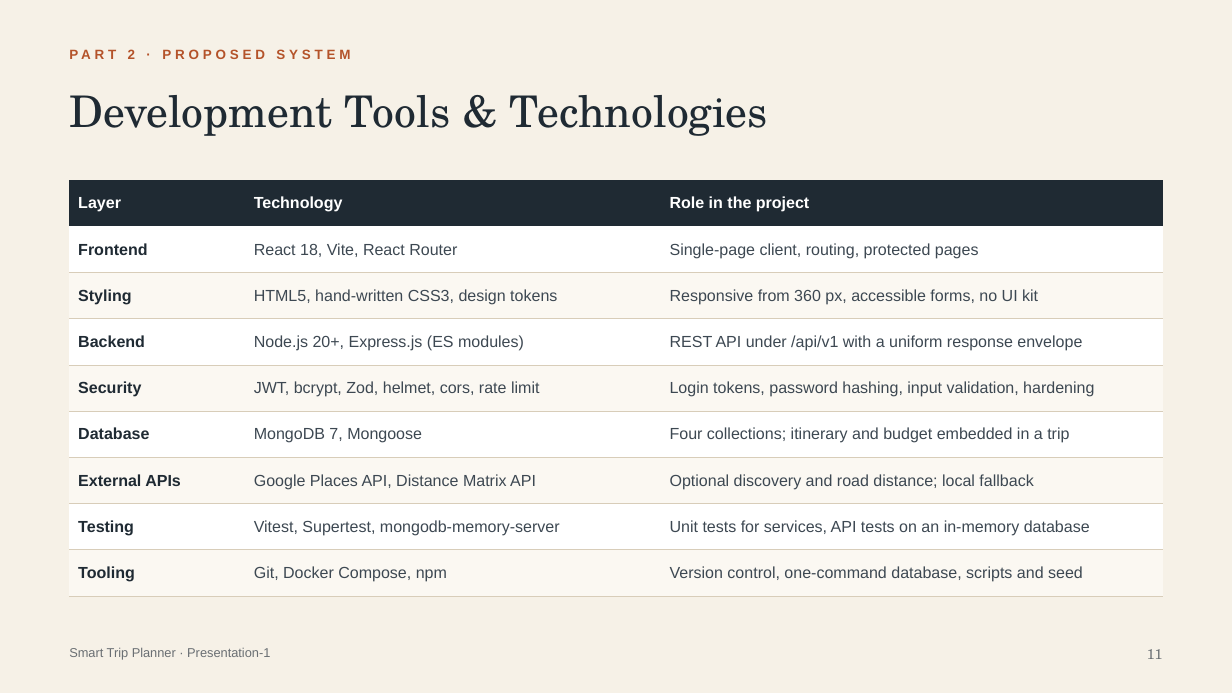
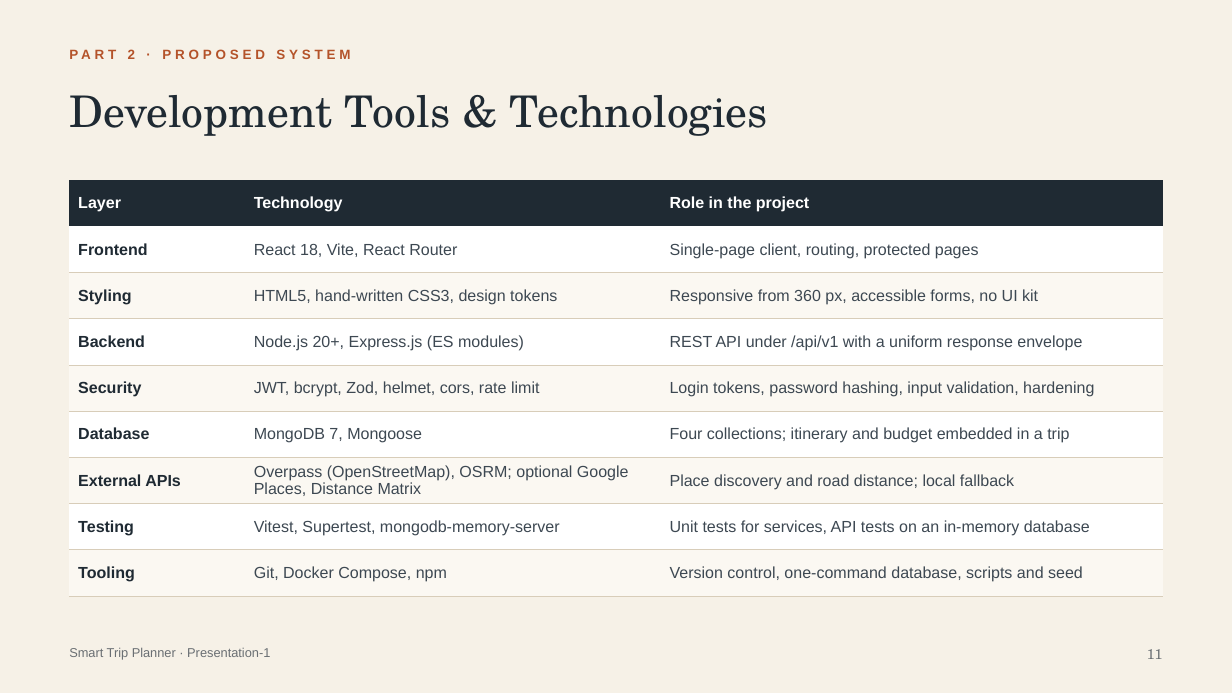
Before and after one commit to krishnakm143/smart-trip-planner, a slide deck: slide 11 of docs/Smart_Trip_Planner_Presentation1.pptx. Drawn at 1232x693 pixels with LibreOffice and Linux fonts; fonts in the diff are those of the drawing. Boxes give left, top, right and bottom in pixels: in the first picture for what was removed or moved away, otherwise in the second. Text is boxed around its words. In the diff, an @@ line names an element or a change of style, - is before the commit and + after.

```diff
--- a/docs/Smart_Trip_Planner_Presentation1.pptx
+++ b/docs/Smart_Trip_Planner_Presentation1.pptx
@@ table at <box>69,180,1163,586</box> @@
-row 7, column 2: Google Places API, Distance Matrix API
+row 7, column 2: Overpass (OpenStreetMap), OSRM; optional Google Places, Distance Matrix
-row 7, column 3: Optional discovery and road distance; local fallback
+row 7, column 3: Place discovery and road distance; local fallback
```
Also in this commit, not shown: 12 other slides changed, 24 other files.
